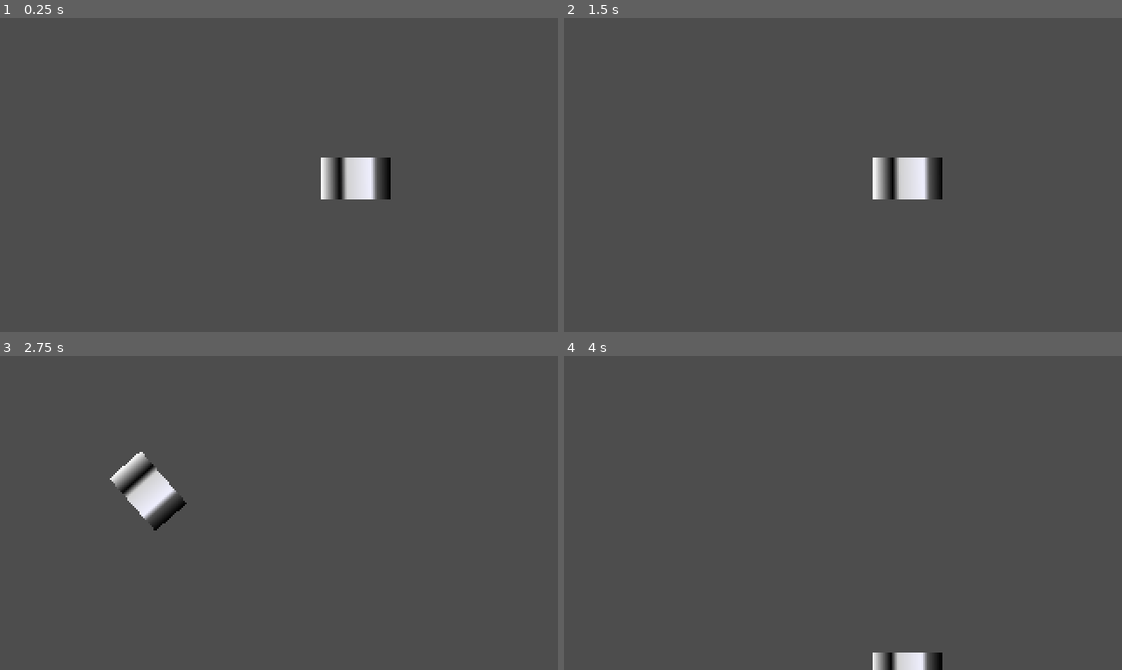
Above: before the commit, frames 1-4 (two rows, left to right).
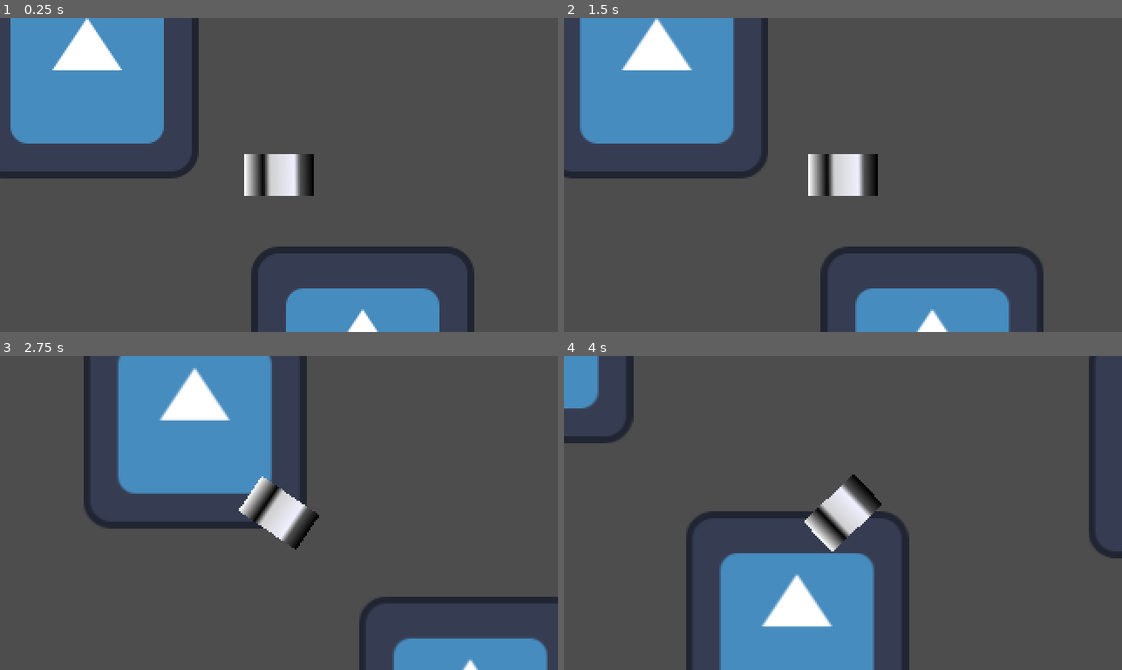
Above: after the commit, the same moments.

Repository: xxXmohamedXxx/InfiniteLap
Game: Godot game, scene res://Playground/Playground.tscn
Same seed, same stepped clock (60 frames per second), same inputs: the game is played once before the commit and once after it. The engine's default icon, where the game draws it, is replaced by a stand-in: a white triangle on a blue panel in a dark square.
Inputs:
- Up to frame 1 (0.25 s): no input
- Up to frame 2 (1.5 s): tap Enter at 0.5 s; hold D (Right) 0.53-1.28 s; tap Space at 1.25 s; hold S (Backward) from 1.28 s (still down)
- Up to frame 3 (2.75 s): release S (Backward) at 2.03 s; hold D (Right) from 2.03 s (still down)
- Up to frame 4 (4 s): tap Enter at 2.75 s; release D (Right) at 2.78 s; hold W (Forward) 2.78-3.53 s; hold A (Left) from 3.53 s (still down)

The runs differ from the first frame. In frame 1, 20% of the frame differs, in the area x 0-85%, y 0-100%; in frame 2, 21%, in the area x 0-86%, y 0-100%; in frame 3, 20%; in frame 4, 17%.

Commit message:
Obstacles

Diff:
--- /dev/null
+++ b/Danger/Obstacle.tscn
@@ -0,0 +1,8 @@
+[gd_scene load_steps=2 format=3 uid="uid://w0ojjlpelfq4"]
+
+[ext_resource type="Script" path="res://Danger/obstacle.gd" id="1_ledpl"]
+
+[node name="Obstacle" type="Area2D"]
+script = ExtResource("1_ledpl")
+
+[connection signal="body_entered" from="." to="." method="_on_body_entered"]
--- /dev/null
+++ b/Danger/obstacle.gd
@@ -0,0 +1,8 @@
+extends Area2D
+@export var damage = 5
+
+var player = get_tree().get_first_node_in_group("Player")
+
+func _on_body_entered(body):
+	if body == player:
+		body.health -= damage
--- a/Player/player.gd
+++ b/Player/player.gd
@@ -1,11 +1,12 @@
 extends CharacterBody2D  # Godot 4
 
 var speed := 0.0
-var max_speed := 200.0
-var accel := 600.0
-var friction := 500.0
+var max_speed := 300.0
+var accel := 300.0
+var friction := 300.0
 var turn_speed := 3.0
 var health = 100
+
 func _physics_process(delta):
 	# Accelerate forward/back
 	if Input.is_action_pressed("Forward"):
--- a/Player/player.tscn
+++ b/Player/player.tscn
@@ -15,7 +15,7 @@
 radius = 12.0
 height = 40.0
 
-[node name="Player" type="CharacterBody2D"]
+[node name="Player" type="CharacterBody2D" groups=["Player"]]
 script = ExtResource("1_nfwjr")
 
 [node name="Sprite2D" type="Sprite2D" parent="."]
@@ -27,3 +27,5 @@
 rotation = 1.5708
 shape = SubResource("CapsuleShape2D_cu3of")
 debug_color = Color(0, 0.595, 0.7, 0.168627)
+
+[node name="Camera2D" type="Camera2D" parent="."]
--- a/Playground/Playground.tscn
+++ b/Playground/Playground.tscn
@@ -1,8 +1,29 @@
-[gd_scene load_steps=2 format=3 uid="uid://cv0we8mvhlxnt"]
+[gd_scene load_steps=3 format=3 uid="uid://cv0we8mvhlxnt"]
 
 [ext_resource type="PackedScene" uid="uid://tybfd5iph5l8" path="res://Player/player.tscn" id="1_qvws0"]
+[ext_resource type="Texture2D" uid="uid://b66tisfwwfdbd" path="res://icon.svg" id="2_k1e61"]
 
 [node name="Playground" type="Node2D"]
 
+[node name="Icon" type="Sprite2D" parent="."]
+position = Vector2(94, 30)
+texture = ExtResource("2_k1e61")
+
+[node name="Icon2" type="Sprite2D" parent="."]
+position = Vector2(483, 96)
+texture = ExtResource("2_k1e61")
+
+[node name="Icon3" type="Sprite2D" parent="."]
+position = Vector2(252, 197)
+texture = ExtResource("2_k1e61")
+
+[node name="Icon4" type="Sprite2D" parent="."]
+position = Vector2(427, -96)
+texture = ExtResource("2_k1e61")
+
+[node name="Icon5" type="Sprite2D" parent="."]
+position = Vector2(14, 265)
+texture = ExtResource("2_k1e61")
+
 [node name="Player" parent="." instance=ExtResource("1_qvws0")]
 position = Vector2(204, 92)
--- a/project.godot
+++ b/project.godot
@@ -21,6 +21,10 @@
 window/size/viewport_height=180
 window/size/mode=3
 window/stretch/mode="viewport"
+
+[global_group]
+
+Player=""
 
 [input]
 
